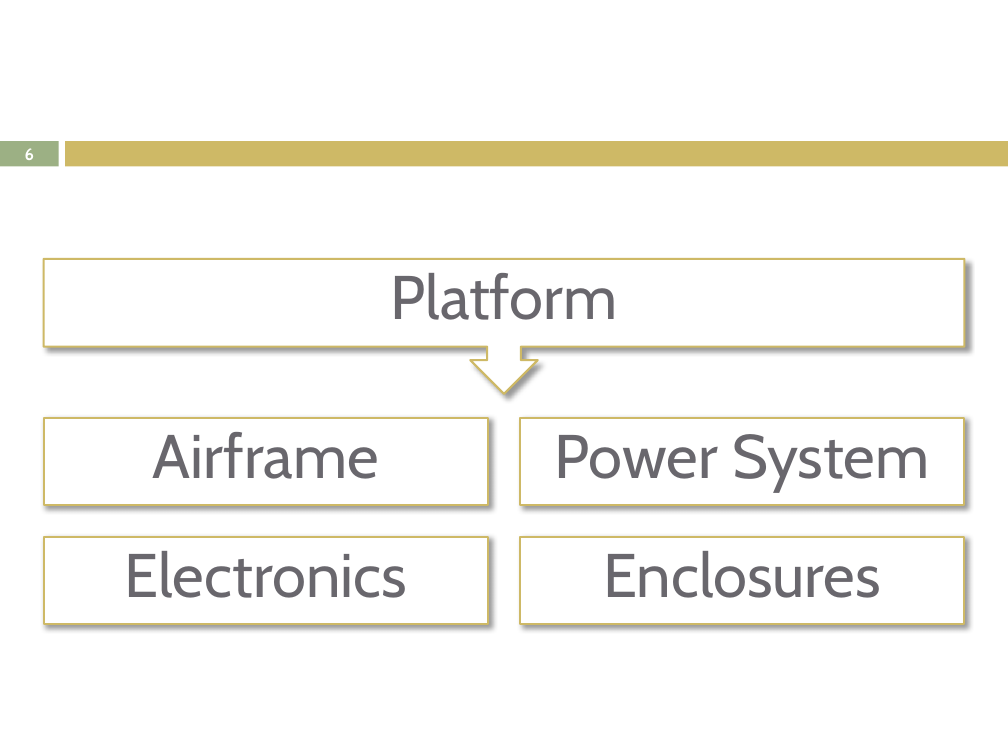
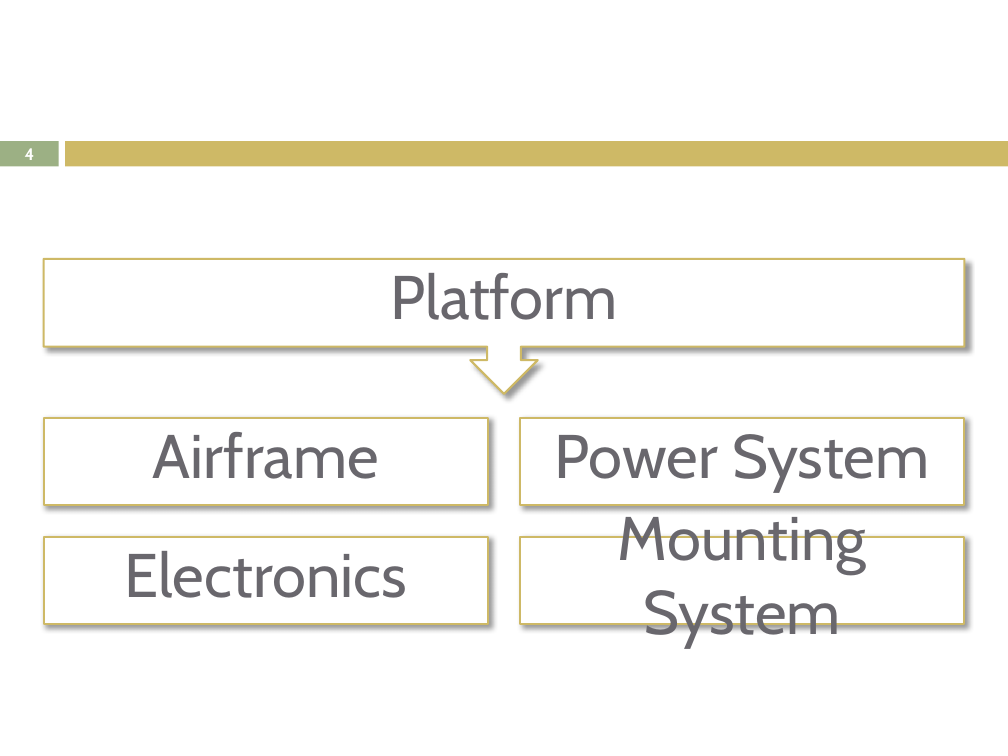
Before and after one commit to lijian8/ahns10, a slide deck: slide 4 of docproject/official_ahns/presentations/mick_semester2.pptx (slide 6 before the commit). Drawn at 1008x756 pixels with LibreOffice and Linux fonts; fonts in the diff are those of the drawing. Boxes give left, top, right and bottom in pixels: in the first picture for what was removed or moved away, otherwise in the second. Text is boxed around its words. In the diff, an @@ line names an element or a change of style, - is before the commit and + after.

```diff
--- a/docproject/official_ahns/presentations/mick_semester2.pptx
+++ b/docproject/official_ahns/presentations/mick_semester2.pptx
@@ page number at box(25, 148, 35, 160): text changed @@
-6
+4
@@ text at box(618, 508, 866, 648): text changed @@
-Enclosures
+Mounting System
```
Also in this commit, not shown: 5 other slides changed, 1 slide added, 5 slides removed, 1 other file.
